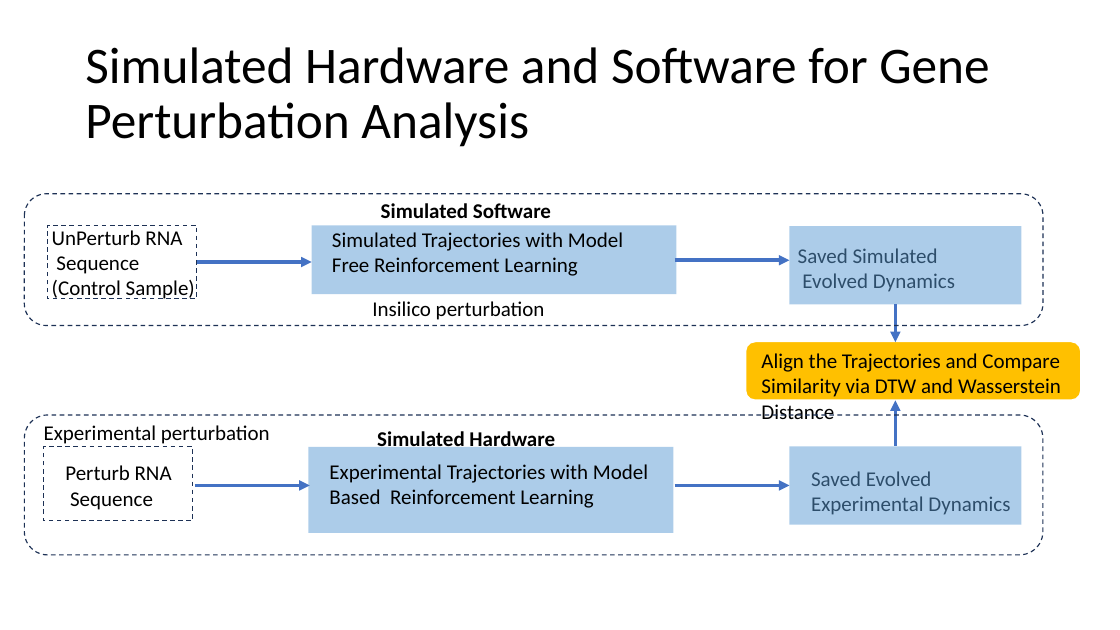
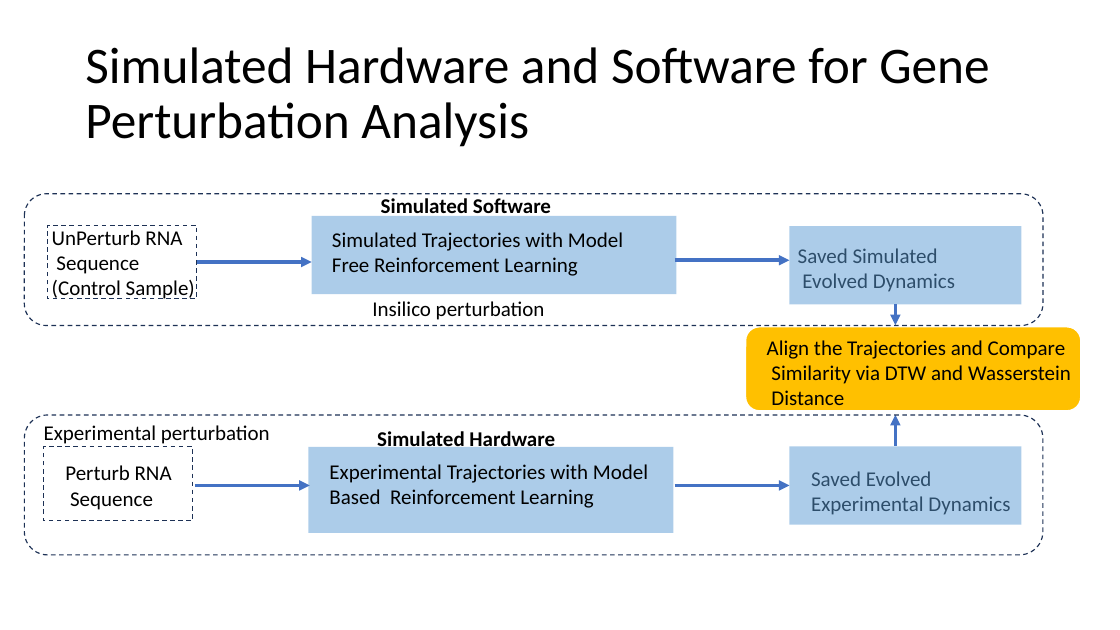
Before and after one commit to boabangf/GNN_RL_gene_trajectory_perturbation, a slide deck: slide 7 of ppt slides for omic codeathon (1).pptx. Drawn at 1120x630 pixels with LibreOffice and Linux fonts; fonts in the diff are those of the drawing. Boxes give left, top, right and bottom in pixels: in the first picture for what was removed or moved away, otherwise in the second. Text is boxed around its words. In the diff, an @@ line names an element or a change of style, - is before the commit and + after.

```diff
--- a/ppt slides for omic codeathon (1).pptx
+++ b/ppt slides for omic codeathon (1).pptx
@@ text "Simulated Software" rewrapped from (x1=381, y1=203, x2=551, y2=218) to (x1=381, y1=198, x2=551, y2=219) @@
@@ rectangle resized from (x1=312, y1=225, x2=676, y2=294) to (x1=312, y1=216, x2=676, y2=294) @@
@@ rounded rectangle resized from (x1=745, y1=341, x2=1081, y2=400) to (x1=745, y1=327, x2=1081, y2=412) @@
@@ arrow moved from (896, 304) - (896, 342) to (896, 304) - (896, 325) @@
@@ text at (x1=767, y1=340, x2=1071, y2=412): text changed @@
-Align the Trajectories and Compare Similarity via DTW and Wasserstein Distance
+Align the Trajectories and Compare
+Similarity via DTW and Wasserstein
+Distance
@@ arrow moved from (896, 445) - (896, 401) to (896, 445) - (896, 415) @@
```
Also in this commit, not shown: 3 other slides changed, 5 slides added, 1 slide removed.
